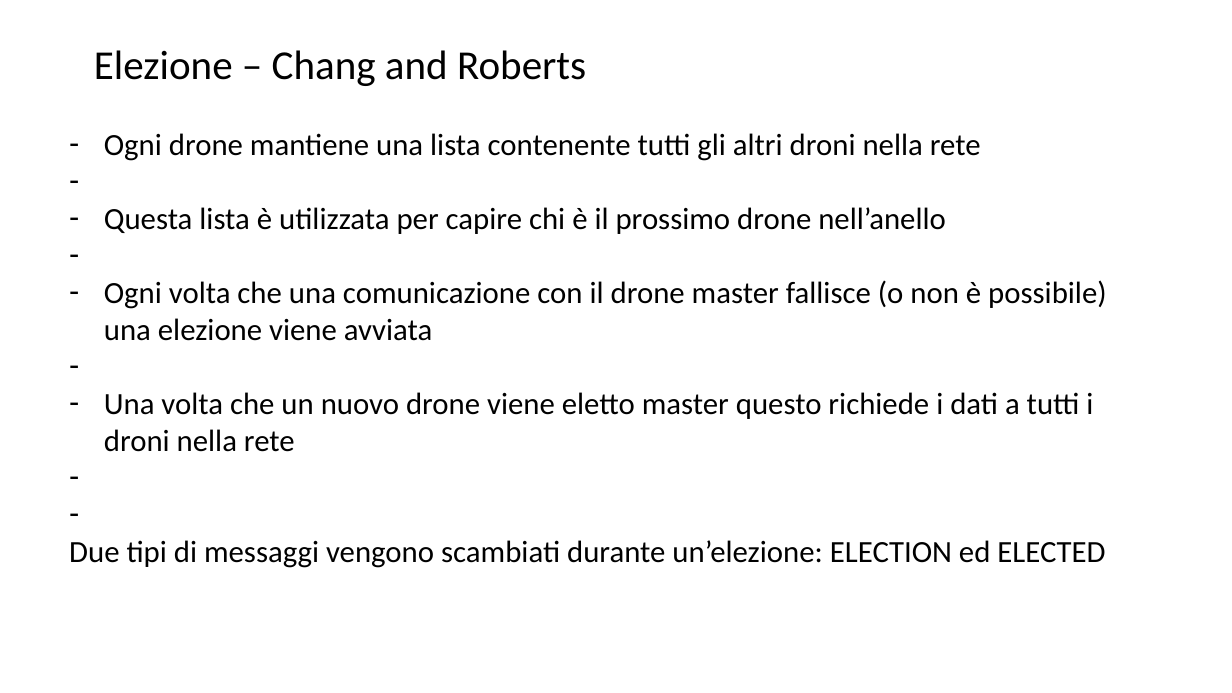
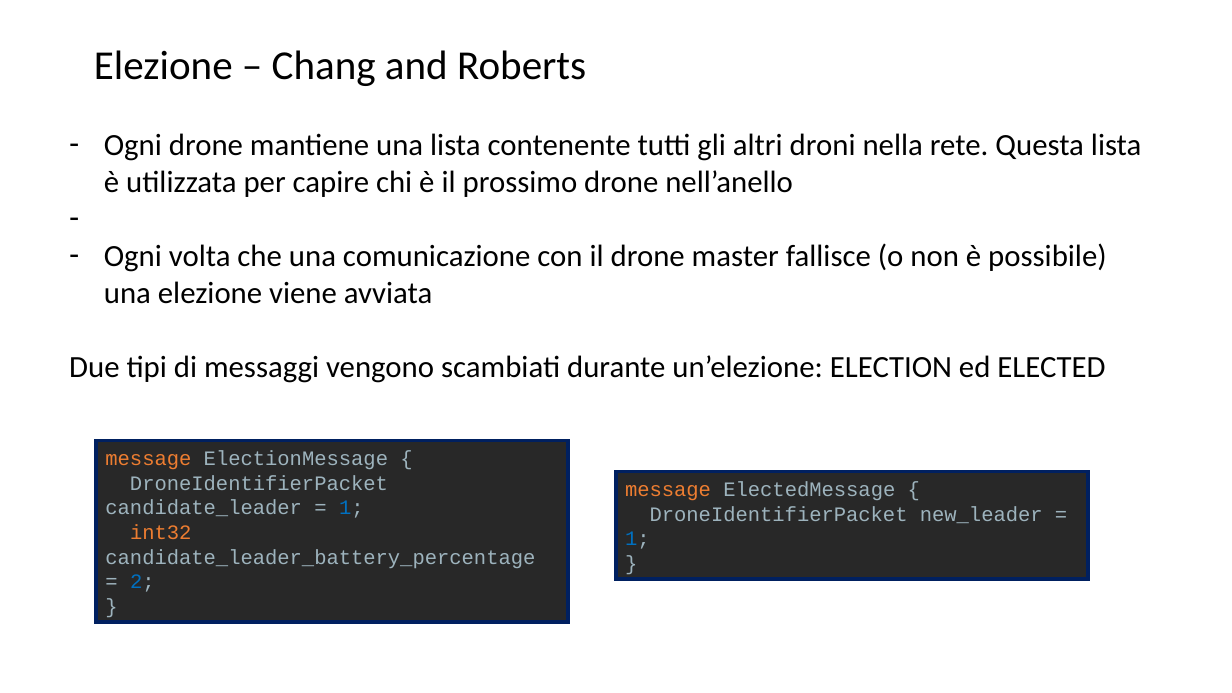
Before and after one commit to mrkct/dronazon, a slide deck: slide 10 of assets/Presentazione.odp (slide 8 before the commit). Drawn at 1232x693 pixels with LibreOffice and Linux fonts; fonts in the diff are those of the drawing. Boxes give left, top, right and bottom in pixels: in the first picture for what was removed or moved away, otherwise in the second. Text is boxed around its words. In the diff, an @@ line names an element or a change of style, - is before the commit and + after.

Commit message:
Meta: Updated presentation with protobuf messages

```diff
--- a/assets/Presentazione.odp
+++ b/assets/Presentazione.odp
@@ text at box(104, 133, 1142, 197): text changed @@
-– Ogni drone mantiene una lista contenente tutti gli altri droni nella rete
-– Questa lista è utilizzata per capire chi è il prossimo drone nell’anello
+– Ogni drone mantiene una lista contenente tutti gli altri droni nella rete. Questa lista è utilizzata per capire chi è il prossimo drone nell’anello
@@ text at box(104, 392, 1093, 452): paragraph removed @@
-– Una volta che un nuovo drone viene eletto master questo richiede i dati a tutti i droni nella rete
@@ rectangle added at box(96, 441, 567, 623), fill #282828, outline #002060 3 pt, 16 pt, text #9DB3BD @@
+message ElectionMessage {
+DroneIdentifierPacket candidate_leader = 1;
+int32 candidate_leader_battery_percentage = 2;
+}
@@ rectangle added at box(616, 471, 1088, 579), fill #282828, outline #002060 3 pt, 16 pt, text #9DB3BD @@
+message ElectedMessage {
+DroneIdentifierPacket new_leader = 1;
+}
```
Also in this commit, not shown: 1 other slide changed, 4 slides added, 1 slide removed, 1 other file.
